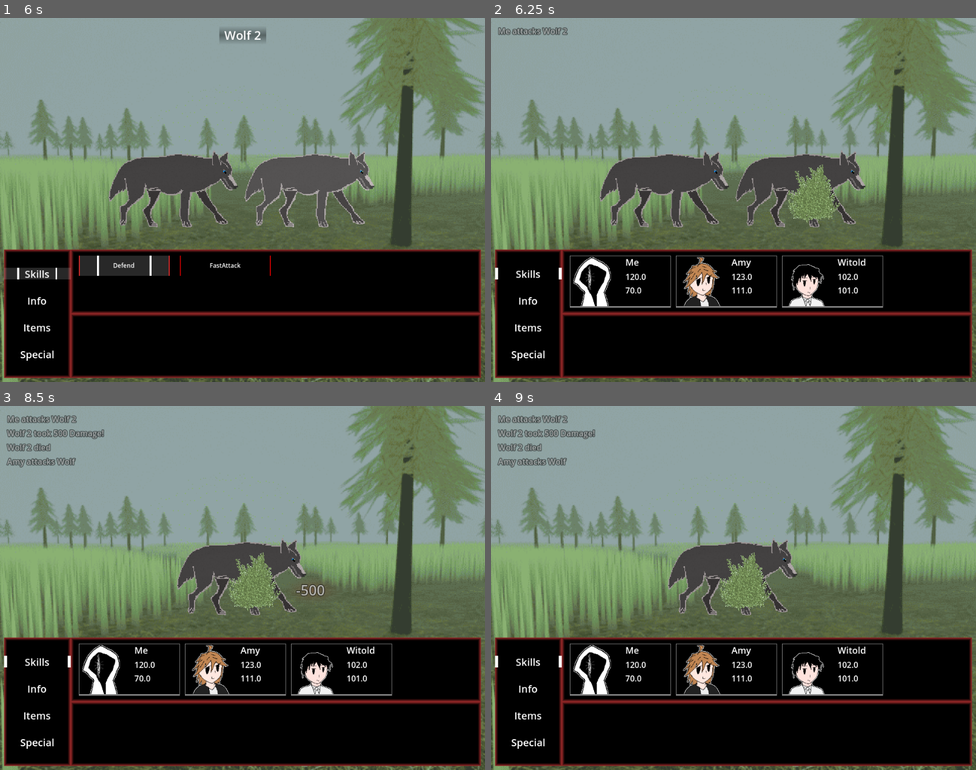
Above: before the commit, frames 1-4 (two rows, left to right).
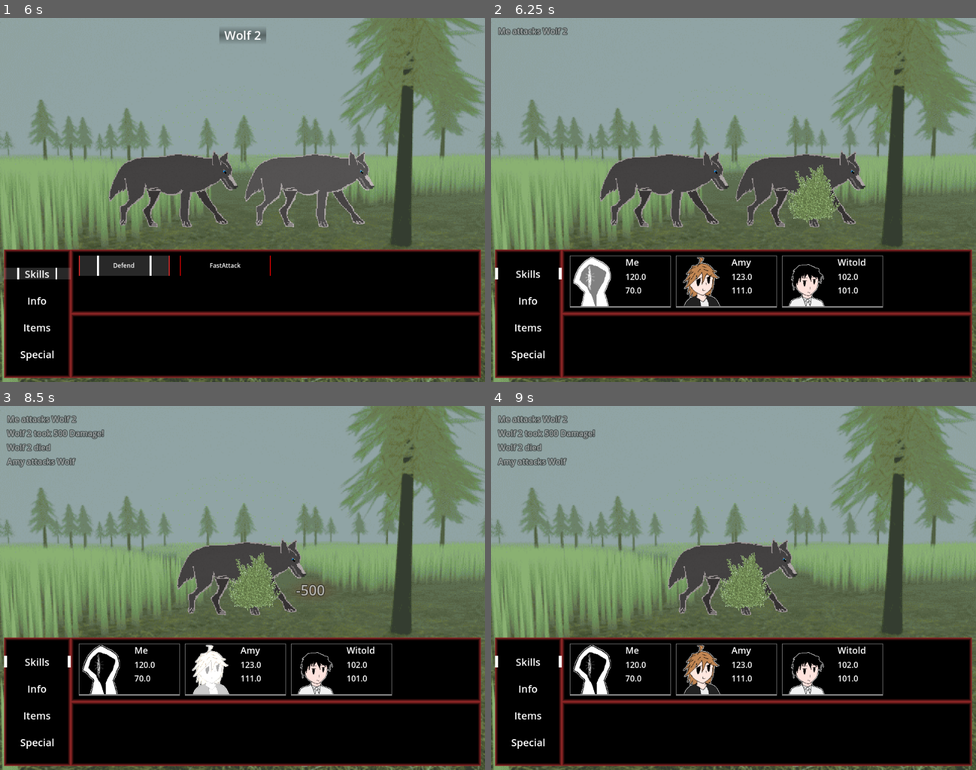
Above: after the commit, the same moments.

Repository: Herosege/PureKillRot
Game: Godot game, scene res://Scenes/fight_scene.tscn
The game is run twice, just before and just after one commit, with the same random seed, the same clock (stepped at 60 frames per second) and the same inputs. This scene is started directly instead of the project's main scene.
Inputs:
- Up to frame 1 (6 s): hold Right (move_right) 0.53-1.28 s; tap Z (accept) at 0.6, 1.55, 2, 2.1, 2.75, 2.85, 3.8, 4.25, 4.35, 5.1 s; tap Enter at 1.25 s; hold X (back) 1.28-2.03 s; tap Shift (Sprint) at 1.35, 5.85 s; hold Right (move_right) 2.03-2.78 s; hold Up (move_up) 2.78-3.53 s; hold Shift (Sprint) 3.53-4.28 s; hold Left (move_left) 3.53-5.03 s; hold X (back) 5.03-5.78 s; hold Right (move_right) from 5.78 s (still down)
- Up to frame 2 (6.25 s): keep holding Right (move_right); tap Z (accept) at 6.05 s
- Up to frame 3 (8.5 s): release Right (move_right) at 6.53 s; hold Up (move_up) 6.53-7.28 s; tap Z (accept) at 6.6, 7.35, 8, 8.3 s; hold Right (move_right) 7.28-8.03 s; hold X (back) from 8.03 s (still down); hold Shift (Sprint) from 8.03 s (still down)
- Up to frame 4 (9 s): release X (back) at 8.78 s; release Shift (Sprint) at 8.78 s; hold Left (move_left) from 8.78 s (still down); tap Z (accept) at 8.85 s

Frame 1 is identical in both runs. In frame 2, 0.4% of the frame differs, in the area x 17-25%, y 65-80%; in frame 3, 0.6%, in the area x 39-48%, y 65-80%; in frame 4, nothing differs.

Commit message:
Your party characters icons now flash when they attack

Diff:
--- a/Resources/Shaders/char_profile_border.gdshader
+++ b/Resources/Shaders/char_profile_border.gdshader
@@ -2,6 +2,10 @@
 
 uniform vec4 line_color : source_color = vec4(1.0);
 uniform float line_thickness : hint_range(0, 10) = 1.0;
+
+
+uniform bool FlashOn = false;
+uniform float FlashAmnt = 0.0;
 
 const vec2 OFFSETS[8] = {
 	vec2(-1, -1), vec2(-1, 0), vec2(-1, 1), vec2(0, -1), vec2(0, 1),
@@ -19,4 +23,12 @@
 
 	vec4 color = texture(TEXTURE, UV);
 	COLOR = mix(color, line_color, outline - color.a);
+
+
+	if (FlashAmnt > 0.0){
+		COLOR.rgb += FlashAmnt;
+	}
+	if (FlashOn){
+		COLOR.rgb += ((1.2+sin(TIME*8.0))/2.0)*vec3(0.3,0.3,0.3);
+	}
 }
--- a/Scenes/UIElements/char_profile.tscn
+++ b/Scenes/UIElements/char_profile.tscn
@@ -13,12 +13,52 @@
 border_color = Color(1, 1, 1, 0.52549)
 
 [sub_resource type="ShaderMaterial" id="ShaderMaterial_5yglc"]
+resource_local_to_scene = true
 shader = ExtResource("2_alxar")
 shader_parameter/line_color = Color(1, 1, 1, 1)
 shader_parameter/line_thickness = 1.0
+shader_parameter/FlashOn = false
+shader_parameter/FlashAmnt = 0.0
 
 [sub_resource type="LabelSettings" id="LabelSettings_8kfvr"]
 font_size = 18
+
+[sub_resource type="Animation" id="Animation_g0p1d"]
+resource_name = "flash"
+length = 0.25
+tracks/0/type = "value"
+tracks/0/imported = false
+tracks/0/enabled = true
+tracks/0/path = NodePath("StatsPicture/TextureRect:material:shader_parameter/FlashAmnt")
+tracks/0/interp = 1
+tracks/0/loop_wrap = true
+tracks/0/keys = {
+"times": PackedFloat32Array(0, 0.05, 0.25),
+"transitions": PackedFloat32Array(1, 1, 1.46409),
+"update": 0,
+"values": [0.0, 1.0, 0.0]
+}
+
+[sub_resource type="Animation" id="Animation_ptu7r"]
+length = 0.001
+tracks/0/type = "value"
+tracks/0/imported = false
+tracks/0/enabled = true
+tracks/0/path = NodePath("StatsPicture/TextureRect:material:shader_parameter/FlashAmnt")
+tracks/0/interp = 1
+tracks/0/loop_wrap = true
+tracks/0/keys = {
+"times": PackedFloat32Array(0),
+"transitions": PackedFloat32Array(1),
+"update": 0,
+"values": [0.0]
+}
+
+[sub_resource type="AnimationLibrary" id="AnimationLibrary_ptu7r"]
+_data = {
+&"RESET": SubResource("Animation_ptu7r"),
+&"flash": SubResource("Animation_g0p1d")
+}
 
 [node name="CharProfile" type="Control"]
 custom_minimum_size = Vector2(200, 100)
@@ -89,3 +129,8 @@
 
 [node name="Label2" type="Label" parent="StatsPicture/VBoxContainer"]
 layout_mode = 2
+
+[node name="AnimationPlayer" type="AnimationPlayer" parent="."]
+libraries = {
+&"": SubResource("AnimationLibrary_ptu7r")
+}
--- a/Scenes/UIElements/enemy.tscn
+++ b/Scenes/UIElements/enemy.tscn
@@ -39,7 +39,7 @@
 "times": PackedFloat32Array(0, 0.05, 0.25),
 "transitions": PackedFloat32Array(1, 1, 1.46409),
 "update": 0,
-"values": [0.0, 0.3, 0.0]
+"values": [0.0, 1.0, 0.0]
 }
 
 [sub_resource type="AnimationLibrary" id="AnimationLibrary_320pc"]
--- a/Script/UIElements/char_profile.gd
+++ b/Script/UIElements/char_profile.gd
@@ -27,3 +27,6 @@
 
 func SelectCurrent(type:bool):
 	$CurSelected.visible = type
+
+func PlayFlashAnim():
+	$AnimationPlayer.play("flash")
--- a/Script/UIElements/enemy.gd
+++ b/Script/UIElements/enemy.gd
@@ -10,3 +10,6 @@
 
 func PlayFlashAnim():
 	$AnimationPlayer.play("ShortFlash")
+
+func PlayDamagedAnim():
+	$AnimationPlayer.play("DamagedFlash")
--- a/Script/fight_scene.gd
+++ b/Script/fight_scene.gd
@@ -400,7 +400,7 @@
 
 			if ActionBuffer[i][1] == 1:
 				EnemNode = EnemyList.get_child(TargetType)
-
+				CharProfs.get_child(AttackerIndex).PlayFlashAnim()
 			else:
 				EnemNode = CharProfs.get_child(TargetType).get_node("StatsPicture/TextureRect")
 				EnemyList.get_child(AttackerIndex).PlayFlashAnim()
Not shown: 1 places in Scenes/UIElements/char_profile.tscn that only renumber resources
